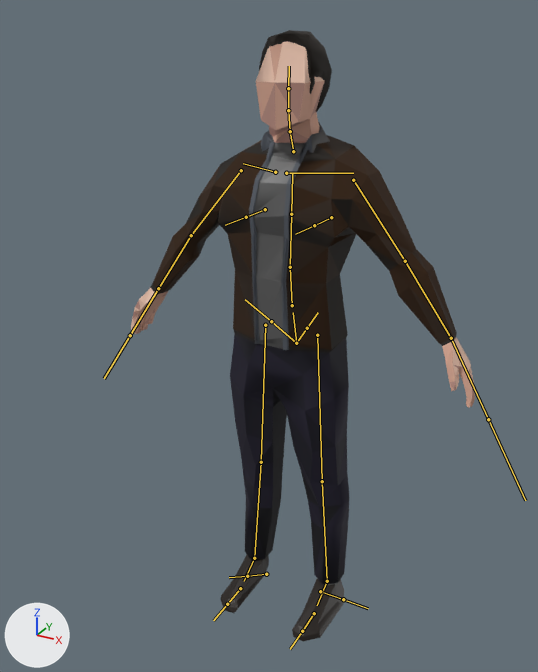
What one commit did to the glTF model meshes/entities/low_poly_male.glb.
Camera for both pictures: a 50 mm lens placed at (1.05, -2.05, 2.07), pointed at (-0.03, -0.1, 1.09). The lights are fixed; the arrows at lower left show +X, +Y and +Z. The bones that bend it are drawn over the model as lines.
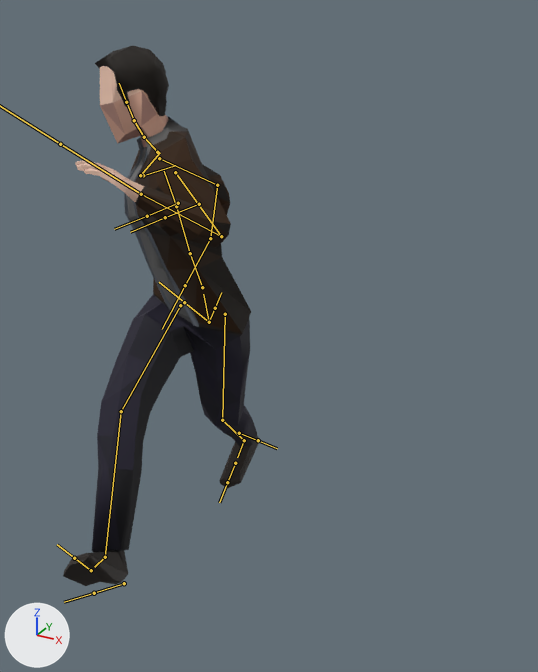
The newer file adds an action. The first version stands in its rest pose; the second is drawn at frame 13 of the action 'run_left'.

Changed parts and their boxes [x1, y1, x2, y2] in the pictures (538 x 672 px):
'Cube.001', posed (43% narrower, 12% shorter)
    before: [131, 30, 475, 641]
    after: [63, 46, 259, 586]
bone 'spine.001', root to tip
    before: (292, 305) to (290, 267)
    after: (202, 287) to (190, 253)
bone 'spine.002', root to tip
    before: (290, 267) to (291, 214)
    after: (190, 253) to (176, 206)
bone 'spine.003', root to tip
    before: (291, 214) to (292, 173)
    after: (176, 206) to (164, 171)
bone 'spine.004', root to tip
    before: (293, 151) to (290, 131)
    after: (157, 152) to (144, 137)
bone 'spine.005', root to tip
    before: (290, 131) to (288, 110)
    after: (144, 137) to (134, 120)
bone 'spine.006', root to tip
    before: (288, 110) to (288, 88)
    after: (134, 120) to (126, 102)
bone 'shoulder.L', root to tip
    before: (286, 173) to (353, 173)
    after: (143, 175) to (175, 165)
bone 'upper_arm.L', root to tip
    before: (353, 180) to (405, 261)
    after: (175, 172) to (221, 236)
bone 'forearm.L', root to tip
    before: (405, 261) to (451, 338)
    after: (221, 236) to (141, 194)
bone 'hand.L', root to tip
    before: (451, 338) to (488, 419)
    after: (141, 194) to (60, 144)
bone 'shoulder.R', root to tip
    before: (275, 172) to (243, 163)
    after: (140, 175) to (160, 152)
bone 'upper_arm.R', root to tip
    before: (241, 170) to (191, 235)
    after: (159, 158) to (217, 185)
bone 'forearm.R', root to tip
    before: (191, 235) to (158, 288)
    after: (217, 185) to (210, 238)
bone 'hand.R', root to tip
    before: (158, 288) to (130, 335)
    after: (210, 238) to (185, 285)
bone 'thigh.L', root to tip
    before: (317, 335) to (322, 481)
    after: (225, 314) to (222, 420)
bone 'shin.L', root to tip
    before: (322, 481) to (327, 581)
    after: (222, 420) to (244, 440)
bone 'foot.L', root to tip
    before: (327, 581) to (317, 605)
    after: (244, 440) to (237, 457)
bone 'toe.L', root to tip
    before: (314, 613) to (302, 631)
    after: (235, 463) to (227, 482)
bone 'thigh.R', root to tip
    before: (265, 325) to (261, 462)
    after: (180, 305) to (121, 411)
bone 'shin.R', root to tip
    before: (261, 462) to (254, 558)
    after: (121, 411) to (105, 557)
bone 'foot.R', root to tip
    before: (254, 558) to (244, 581)
    after: (105, 557) to (94, 567)
bone 'toe.R', root to tip
    before: (240, 588) to (227, 604)
    after: (91, 570) to (74, 558)
bone 'heel.02.R', root to tip
    before: (266, 574) to (247, 576)
    after: (124, 583) to (94, 593)

The edits, one by one:
Object 'metarig' (bone_rig_object) moves from (0.021, -0.05, 0.011) to (-0.379, 0.015, -0.016).
Bone 'spine.001' (bone_spine_001) turns from (0, 0, 0) to (6, -19, 10) degrees about its own x, y and z.
Bone 'spine.002' (bone_spine_002) turns from (0, 0, 0) to (2, -8, 3) degrees about its own x, y and z.
Bone 'spine.003' (bone_spine_003) turns from (0, 0, 0) to (2, -8, 3) degrees about its own x, y and z.
Bone 'spine.004' (bone_spine_004) turns from (0, 0, 0) to (1, -2, -1) degrees about its own x, y and z.
Bone 'spine.005' (bone_spine_005) turns from (0, 0, 0) to (1, -2, -2) degrees about its own x, y and z.
Bone 'spine.006' (bone_spine_006) turns from (0, 0, 0) to (1, -2, -2) degrees about its own x, y and z.
Bone 'shoulder.L' (bone_shoulder_l) turns from (0, 0, 0) to (2, 0, -13) degrees about its own x, y and z.
Bone 'upper_arm.L' (bone_upper_arm_l) turns from (0, 0, 0) to (-14, -33, 11) degrees about its own x, y and z.
Bone 'forearm.L' (bone_forearm_l) turns from (0, 0, 0) to (141, -6, 5) degrees about its own x, y and z.
Bone 'hand.L' (bone_hand_l) turns from (0, 0, 0) to (-7, 40, 4) degrees about its own x, y and z.
Bone 'shoulder.R' (bone_shoulder_r) turns from (0, 0, 0) to (12, 9, -10) degrees about its own x, y and z.
Bone 'upper_arm.R' (bone_upper_arm_r) turns from (0, 0, 0) to (-43, -8, 22) degrees about its own x, y and z.
Bone 'forearm.R' (bone_forearm_r) turns from (0, 0, 0) to (61, 2, -7) degrees about its own x, y and z.
Bone 'hand.R' (bone_hand_r) turns from (0, 0, 0) to (12, -33, -24) degrees about its own x, y and z.
Bone 'thigh.L' (bone_thigh_l) turns from (0, 0, 0) to (15, -19, 10) degrees about its own x, y and z.
Bone 'shin.L' (bone_shin_l) turns from (0, 0, 0) to (32, 11, 0) degrees about its own x, y and z.
Bone 'foot.L' (bone_foot_l) turns from (0, 0, 0) to (3, -8, 6) degrees about its own x, y and z.
Bone 'toe.L' (bone_toe_l) turns from (0, 0, 0) to (8, 0, 0) degrees about its own x, y and z.
Bone 'thigh.R' (bone_thigh_r) turns from (0, 0, 0) to (-70, -10, -12) degrees about its own x, y and z.
Bone 'shin.R' (bone_shin_r) turns from (0, 0, 0) to (36, -7, -8) degrees about its own x, y and z.
Bone 'foot.R' (bone_foot_r) turns from (0, 0, 0) to (-16, 13, -8) degrees about its own x, y and z.
Bone 'toe.R' (bone_toe_r) turns from (0, 0, 0) to (7, 0, 0) degrees about its own x, y and z.
Bone 'heel.02.R' (bone_heel_02_r) turns from (0, 0, 0) to (26, 0, 0) degrees about its own x, y and z.
